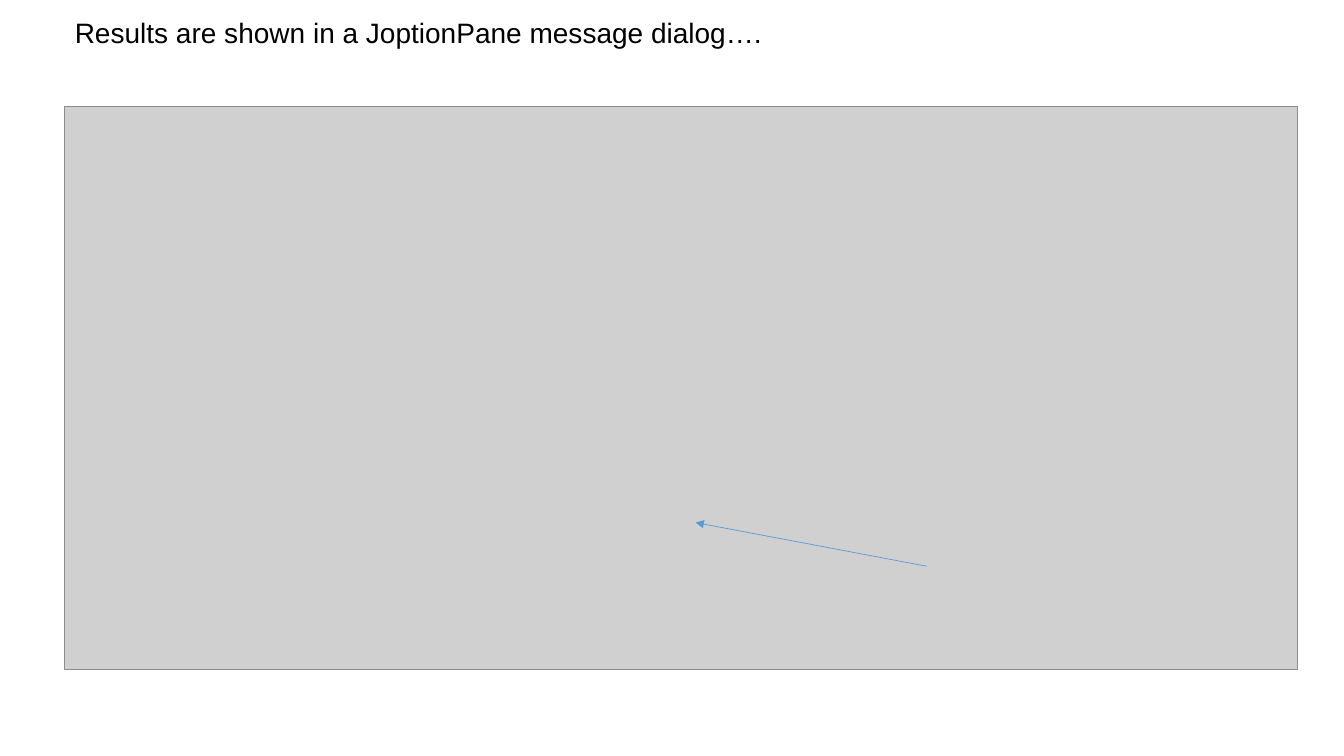
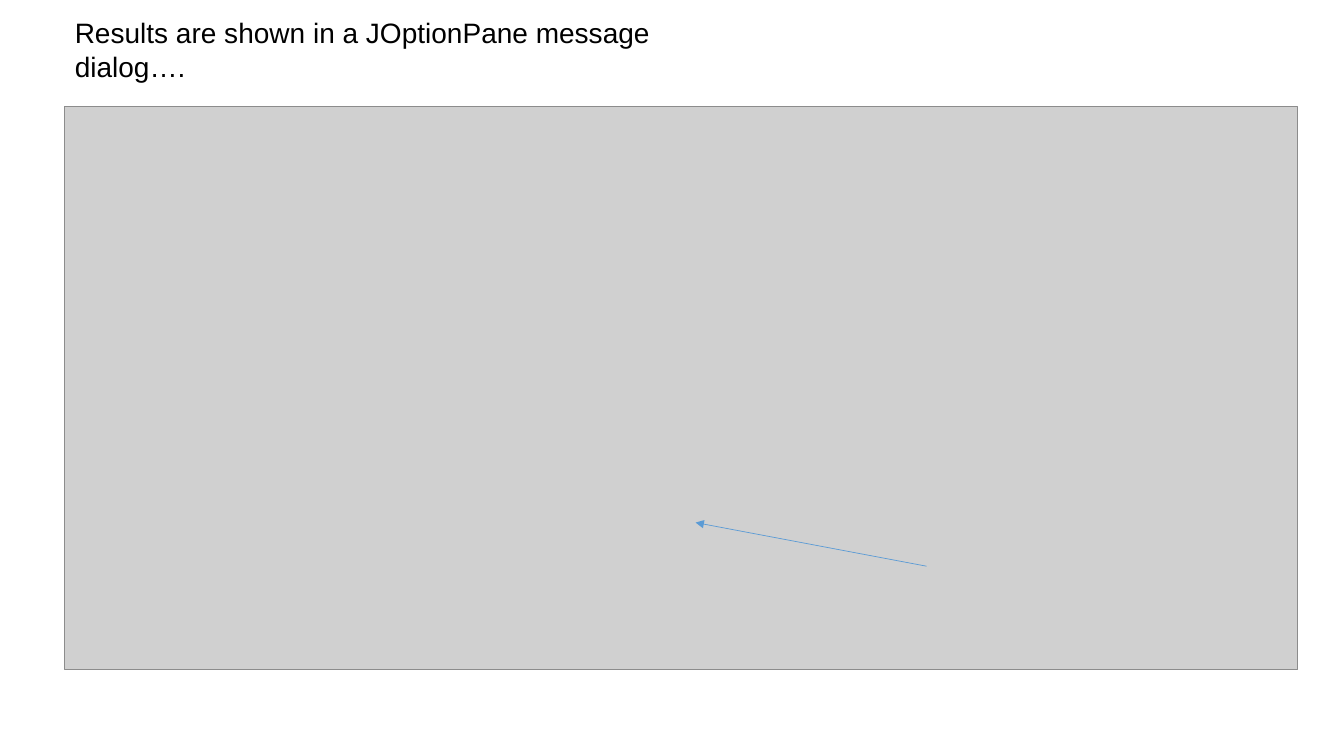
Before and after one commit to afodor/afodor.github.io, a slide deck: slide 4 of classes/prog2016/Lab07Review.pptx. Drawn at 1344x756 pixels with LibreOffice and Linux fonts; fonts in the diff are those of the drawing; grey boxes stand for pictures. Boxes give left, top, right and bottom in pixels: in the first picture for what was removed or moved away, otherwise in the second. Text is boxed around its words. In the diff, an @@ line names an element or a change of style, - is before the commit and + after.

```diff
--- a/classes/prog2016/Lab07Review.pptx
+++ b/classes/prog2016/Lab07Review.pptx
@@ text at bbox=[75, 22, 650, 82]: text changed @@
-Results are shown in a JoptionPane message dialog….
+Results are shown in a JOptionPane message dialog….
```
Also in this commit, not shown: 1 other slide changed, 2 slides added.
